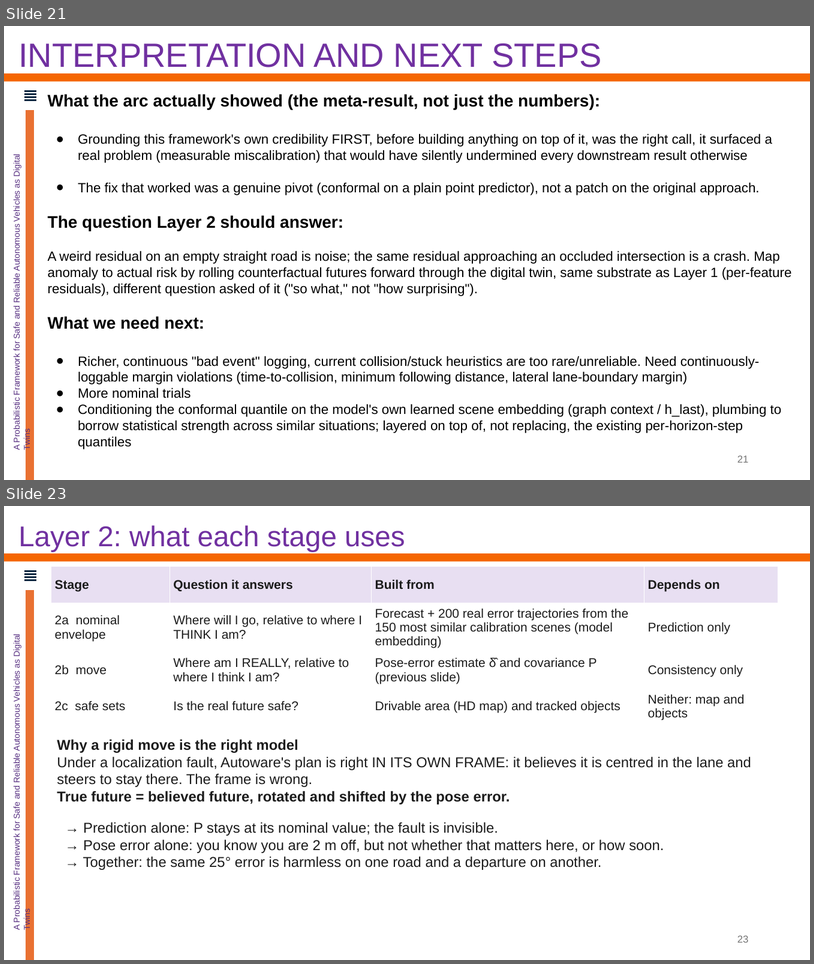
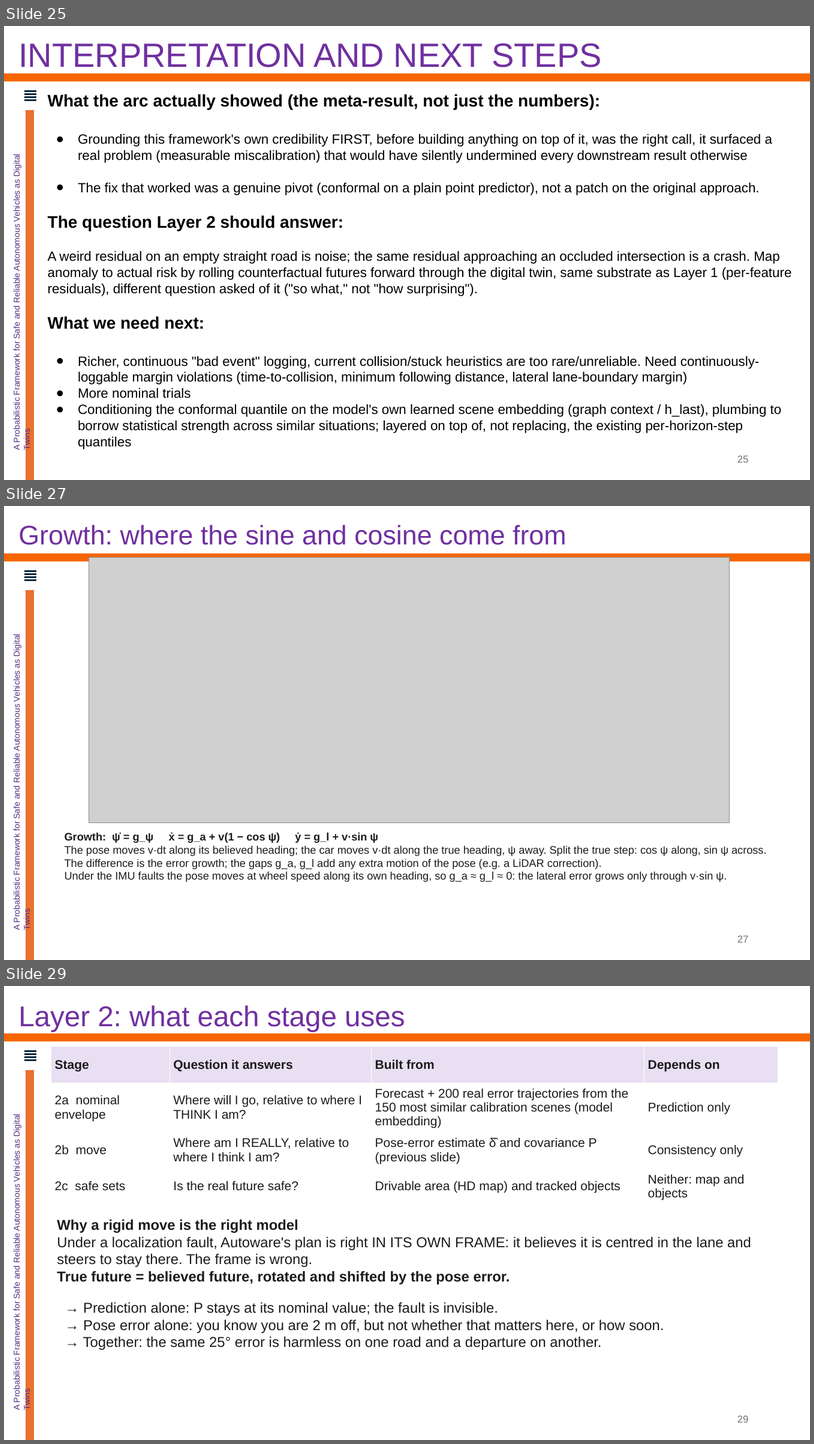
Before and after one commit to Kalpit-Vadnerkar/Risk-Aware-Control, a slide deck: presentation/2026-10-19_advisor_update.pptx. Shown one above the other, each under a label of ours: slides 21 and 23 before the commit, slides 25, 27 and 29 after it; the slides between them are not shown. The pictures are 814x964 and 814x1444 pixels, drawn with LibreOffice and Linux fonts; fonts in the diff are those of the drawing; grey boxes stand for pictures; background and template pictures are left out. Boxes give left, top, right and bottom in pixels: in the first picture for what was removed or moved away, otherwise in the second. Text is boxed around its words. In the diff, an @@ line names an element or a change of style, - is before the commit and + after.

```diff
--- a/presentation/2026-10-19_advisor_update.pptx
+++ b/presentation/2026-10-19_advisor_update.pptx
@@ slide 27 added at (x1=4, y1=506, x2=810, y2=960), background #FFFFFF; not listed: 7 template elements that a slide beside it also shows @@
@@ text added at (x1=18, y1=525, x2=567, y2=545), 32 pt, text #7030A0 @@
+Growth: where the sine and cosine come from
@@ picture added at (x1=89, y1=558, x2=730, y2=822) @@
@@ text added at (x1=65, y1=832, x2=767, y2=882), 13 pt, text #1B1B1B @@
+Growth: ψ̇ = g_ψ ẋ = g_a + v(1 − cos ψ) ẏ = g_l + v·sin ψ
+The pose moves v·dt along its believed heading; the car moves v·dt along the true heading, ψ away. Split the true step: cos ψ along, sin ψ across. The difference is the error growth; the gaps g_a, g_l add any extra motion of the pose (e.g. a LiDAR correction).
+Under the IMU faults the pose moves at wheel speed along its own heading, so g_a ≈ g_l ≈ 0: the lateral error grows only through v·sin ψ.
@@ page number added at (x1=738, y1=935, x2=749, y2=942), 12 pt, text #757575 @@
+27
@@ what was slide 21 is now slide 25 @@
@@ page number at (x1=738, y1=455, x2=749, y2=462): text changed @@
-21
+25
@@ what was slide 23 is now slide 29 @@
@@ page number at (x1=738, y1=1415, x2=749, y2=1422): text changed @@
-23
+29
```
Also in this commit, not shown: 1 slide changed, 6 other slides added, 1 slide removed, 8 other files.
